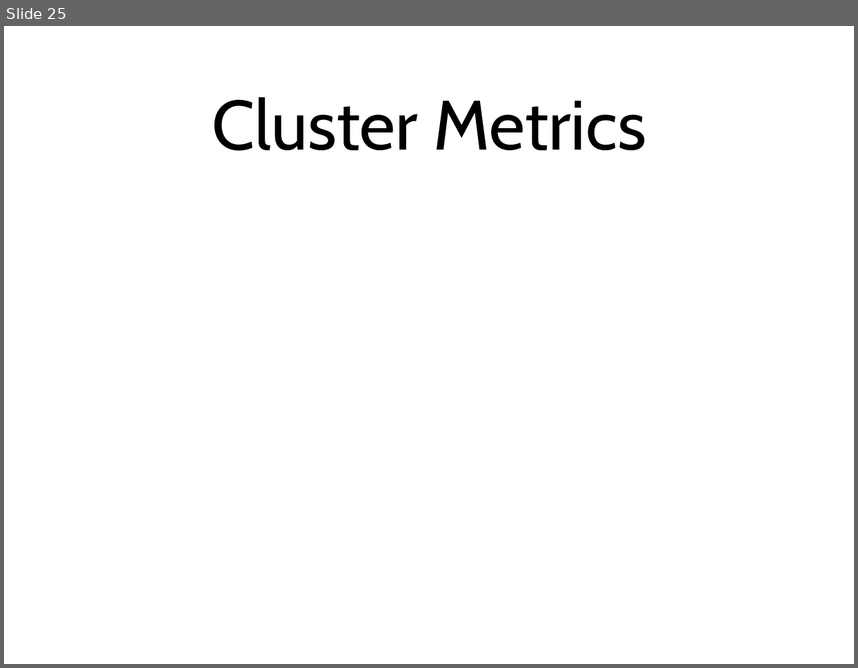
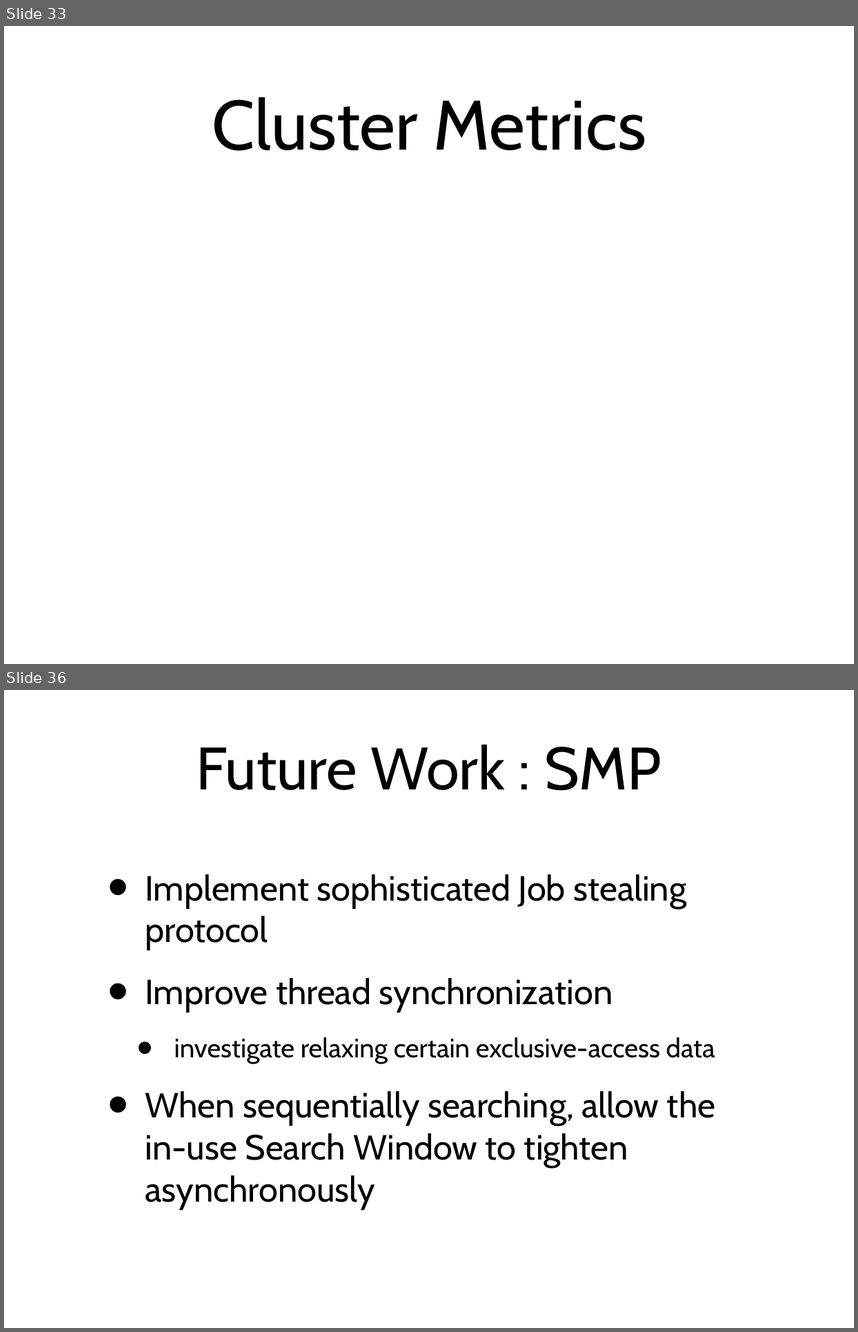
Before and after one commit to amod0017/rit-othello, a slide deck: Othello/other/Othello-Presentation-2.ppt. Shown one above the other, each under a label of ours: slide 25 before the commit, slides 33 and 36 after it; the slides between them are not shown. The pictures are 858x668 and 858x1332 pixels, drawn with LibreOffice and Linux fonts; fonts in the diff are those of the drawing. Boxes give left, top, right and bottom in pixels: in the first picture for what was removed or moved away, otherwise in the second. Text is boxed around its words. In the diff, an @@ line names an element or a change of style, - is before the commit and + after.

```diff
--- a/Othello/other/Othello-Presentation-2.ppt
+++ b/Othello/other/Othello-Presentation-2.ppt
@@ slide 36 added at [4,690,854,1328], background #FFFFFF @@
@@ title added at [197,745,662,791], 72 pt, text #000000 @@
+Future Work : SMP
@@ text added at [145,874,715,1208], 42 pt, text #000000 @@
+• Implement sophisticated Job stealing protocol
+• Improve thread synchronization
+  • investigate relaxing certain exclusive-access data
+• When sequentially searching, allow the in-use Search Window to tighten asynchronously
@@ what was slide 25 is now slide 33 @@
```
Also in this commit, not shown: 11 slides changed, 18 other slides added, 11 slides removed.
